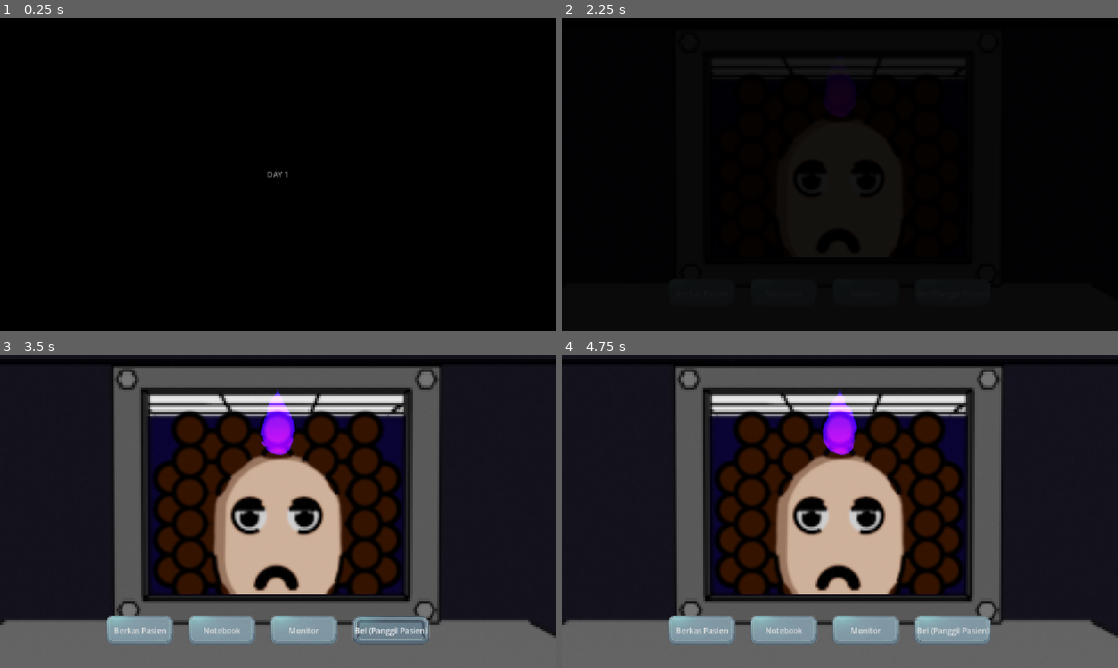
Above: before the commit, frames 1-4 (two rows, left to right).
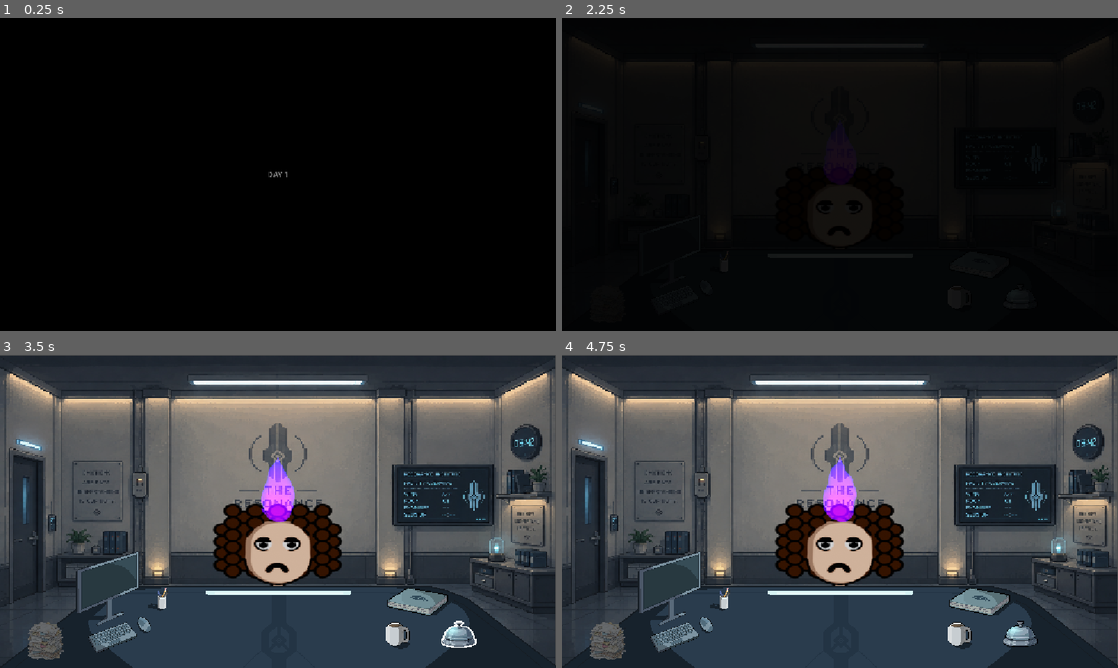
Above: after the commit, the same moments.

Repository: AzkaLufthansa/coral-memory
Game: Godot game, scene res://Scenes/main.tscn
The game is run twice, just before and just after one commit, with the same random seed, the same clock (stepped at 60 frames per second) and the same inputs.
Inputs (mouse positions are in pixels of both pictures, inside the frame that each line leads up to; where the layout moved, square brackets give the same spot in the first picture):
- Up to frame 1 (0.25 s): no input
- Up to frame 2 (2.25 s): click (606, 302) [701, 293] at 0.5 s; click (984, 265) [784, 293] at 1.25 s; click (662, 252) [867, 293] at 2 s
- Up to frame 3 (3.5 s): click (461, 636) [389, 630] at 2.75 s
- Up to frame 4 (4.75 s): click (606, 639) [701, 630] at 3.5 s; click "Tutup Berkas" at 4.25 s

The runs differ from the first frame. In frame 1, less than 0.1% of the frame differs, in the area x 48-52%, y 49-52%; in frame 2, less than 0.1%; in frame 3, 86%; in frame 4, 86%, in the area x 0-100%, y 0-100%.

Commit message:
add: style for button, click sfx, etc

Diff:
--- /dev/null
+++ b/Button_Effect/bell_hover.tres
@@ -0,0 +1,6 @@
+[gd_resource type="StyleBoxTexture" format=3 uid="uid://cfrsxyrygurp0"]
+
+[ext_resource type="Texture2D" uid="uid://p8e7n17m3dj8" path="res://Assets/RealAssets/Bell/Bell Highlighted.png" id="1_t1ve0"]
+
+[resource]
+texture = ExtResource("1_t1ve0")
--- /dev/null
+++ b/Button_Effect/bell_normal.tres
@@ -0,0 +1,6 @@
+[gd_resource type="StyleBoxTexture" format=3 uid="uid://d4b55f34q2q2o"]
+
+[ext_resource type="Texture2D" uid="uid://h6pvacxjnsya" path="res://Assets/RealAssets/Bell/Bell.png" id="1_ncsa4"]
+
+[resource]
+texture = ExtResource("1_ncsa4")
--- /dev/null
+++ b/Button_Effect/bell_pressed.tres
@@ -0,0 +1,7 @@
+[gd_resource type="StyleBoxTexture" format=3 uid="uid://cy4kxuwsxi2gv"]
+
+[ext_resource type="Texture2D" uid="uid://h6pvacxjnsya" path="res://Assets/RealAssets/Bell/Bell.png" id="1_5h71k"]
+
+[resource]
+texture = ExtResource("1_5h71k")
+modulate_color = Color(0.15686275, 0.15686275, 0.15686275, 1)
--- a/NPC/patient.gd
+++ b/NPC/patient.gd
@@ -43,3 +43,7 @@
 func _on_patient_clicked(_viewport: Node, event: InputEvent, _shape_idx: int) -> void:
 	if event is InputEventMouseButton and event.pressed and event.button_index == MOUSE_BUTTON_LEFT:
 		patient_clicked.emit()
+
+
+func _on_echo_echo_clicked():
+	$Click.play()
--- a/NPC/patient.tscn
+++ b/NPC/patient.tscn
@@ -1,33 +1,41 @@
-[gd_scene load_steps=5 format=3]
+[gd_scene format=3 uid="uid://barq8f4g6gprh"]
 
-[ext_resource type="Script" path="res://NPC/patient.gd" id="1_patient"]
-[ext_resource type="Texture2D" path="res://Assets/NPC/Kribo/sad.png" id="2_kribo"]
+[ext_resource type="Script" uid="uid://cgv3a0bnpvais" path="res://NPC/patient.gd" id="1_patient"]
+[ext_resource type="Texture2D" uid="uid://by650q0g13p3l" path="res://Assets/NPC/Kribo/sad.png" id="2_kribo"]
 [ext_resource type="PackedScene" path="res://Echo/echo.tscn" id="3_echo"]
+[ext_resource type="AudioStream" uid="uid://d1kl38618vy5x" path="res://Assets/SFX/Click-1.mp3" id="4_r5pol"]
 
 [sub_resource type="RectangleShape2D" id="RectangleShape2D_click"]
-size = Vector2(200, 300)
+size = Vector2(200, 128)
 
-[node name="Patient" type="Node2D"]
+[node name="Patient" type="Node2D" unique_id=1105038763]
 script = ExtResource("1_patient")
 
-[node name="Sprite" type="Sprite2D" parent="."]
-scale = Vector2(3.9, 3.9)
+[node name="Sprite" type="Sprite2D" parent="." unique_id=1556212521]
+position = Vector2(0, 164)
+scale = Vector2(2, 1.5)
 texture = ExtResource("2_kribo")
 
-[node name="ClickArea" type="Area2D" parent="."]
+[node name="ClickArea" type="Area2D" parent="." unique_id=1008427095]
 z_index = 5
 
-[node name="ClickShape" type="CollisionShape2D" parent="ClickArea"]
+[node name="ClickShape" type="CollisionShape2D" parent="ClickArea" unique_id=1678553417]
+position = Vector2(5, 208)
 shape = SubResource("RectangleShape2D_click")
 
-[node name="Echo" parent="." instance=ExtResource("3_echo")]
-position = Vector2(0, -190)
+[node name="Echo" parent="." unique_id=497236418 instance=ExtResource("3_echo")]
 z_index = 2
+position = Vector2(0, 49)
 
-[node name="NameLabel" type="Label" parent="."]
+[node name="NameLabel" type="Label" parent="." unique_id=1826291754]
 offset_left = -180.0
 offset_top = 300.0
 offset_right = 180.0
 offset_bottom = 340.0
+text = "Pasien"
 horizontal_alignment = 1
-text = "Pasien"
+
+[node name="Click" type="AudioStreamPlayer" parent="." unique_id=792132599]
+stream = ExtResource("4_r5pol")
+
+[connection signal="echo_clicked" from="Echo" to="." method="_on_echo_echo_clicked"]
--- a/Scenes/Testing/lobby.tscn
+++ b/Scenes/Testing/lobby.tscn
@@ -3,7 +3,7 @@
 [ext_resource type="Texture2D" uid="uid://26876meghs4w" path="res://Assets/Background/background_front_1.png" id="1_0tr0a"]
 [ext_resource type="Script" uid="uid://s5eca12ftlt" path="res://Scripts/lobby.gd" id="1_sa736"]
 [ext_resource type="Texture2D" uid="uid://dgu2sq2tcmvno" path="res://Assets/Background/background_back_1.png" id="2_sa736"]
-[ext_resource type="PackedScene" uid="uid://be5fv78grkofx" path="res://Scenes/NPC/npc.tscn" id="3_gyrgo"]
+[ext_resource type="PackedScene" uid="uid://be5fv78grkofx" path="res://Scenes/NPC/Patient.tscn" id="3_gyrgo"]
 [ext_resource type="PackedScene" uid="uid://dfgiutyjmm0ra" path="res://Scenes/Monodialog/md_event_trigger.tscn" id="5_gyrgo"]
 [ext_resource type="PackedScene" uid="uid://ctgbe0qkspuke" path="res://Scenes/Menu/pause_menu.tscn" id="6_qn6bh"]
 
--- a/Scenes/examination_room.tscn
+++ b/Scenes/examination_room.tscn
@@ -1,7 +1,7 @@
 [gd_scene format=3 uid="uid://caqcmdet0h32f"]
 
-[ext_resource type="Texture2D" uid="uid://dgu2sq2tcmvno" path="res://Assets/Background/background_back_1.png" id="1_back"]
-[ext_resource type="Texture2D" uid="uid://26876meghs4w" path="res://Assets/Background/background_front_1.png" id="2_front"]
+[ext_resource type="Texture2D" uid="uid://ce0rn16a2g1xi" path="res://Assets/RealAssets/Background.png" id="1_iq86b"]
+[ext_resource type="Texture2D" uid="uid://c7sy8551mxr11" path="res://Assets/RealAssets/Desk.png" id="2_d8qx2"]
 [ext_resource type="Texture2D" uid="uid://das37e44qmg5" path="res://Assets/UI/desk_bell.png" id="3_iq86b"]
 [ext_resource type="Texture2D" uid="uid://crhve6x0uoun7" path="res://Assets/UI/examination_notebook.png" id="4_d8qx2"]
 [ext_resource type="Texture2D" uid="uid://dg5rwey52dmf" path="res://Assets/UI/patient_monitor.png" id="5_gmryw"]
@@ -10,16 +10,16 @@
 
 [node name="Back" type="Sprite2D" parent="." unique_id=1830287500]
 texture_filter = 1
-position = Vector2(576, 324)
-scale = Vector2(4.5, 4.5)
-texture = ExtResource("1_back")
+position = Vector2(574.99994, 323.5)
+scale = Vector2(0.7486979, 0.6279297)
+texture = ExtResource("1_iq86b")
 
 [node name="Front" type="Sprite2D" parent="." unique_id=1607980907]
 z_index = 2
 texture_filter = 1
-position = Vector2(576, 324)
-scale = Vector2(4.5, 4.5)
-texture = ExtResource("2_front")
+position = Vector2(578.00006, 563)
+scale = Vector2(0.75130206, 0.74669605)
+texture = ExtResource("2_d8qx2")
 
 [node name="BellArea" type="Area2D" parent="." unique_id=1197755406]
 visible = false
--- a/Scenes/main.gd
+++ b/Scenes/main.gd
@@ -118,7 +118,7 @@
 	if patient_node:
 		patient_node.queue_free()
 	patient_node = PatientScene.instantiate()
-	patient_node.position = Vector2(576, 324)
+	patient_node.position = Vector2(576, 224)
 	patient_node.z_index = 1
 	add_child(patient_node)
 	patient_node.setup(patient)
--- a/UI/echo_inspect.tscn
+++ b/UI/echo_inspect.tscn
@@ -1,40 +1,40 @@
-[gd_scene load_steps=3 format=3]
+[gd_scene format=3 uid="uid://daitgsacq56dq"]
 
-[ext_resource type="Script" path="res://UI/echo_inspect.gd" id="1_inspect"]
+[ext_resource type="Script" uid="uid://cls01bv871cgs" path="res://UI/echo_inspect.gd" id="1_inspect"]
 [ext_resource type="PackedScene" path="res://Echo/echo.tscn" id="2_echo"]
 
-[node name="EchoInspect" type="Control"]
-script = ExtResource("1_inspect")
+[node name="EchoInspect" type="Control" unique_id=2074710376]
+layout_mode = 3
 anchors_preset = 15
 anchor_right = 1.0
 anchor_bottom = 1.0
 grow_horizontal = 2
 grow_vertical = 2
+script = ExtResource("1_inspect")
 
-[node name="Overlay" type="ColorRect" parent="."]
-anchors_preset = 15
+[node name="Overlay" type="ColorRect" parent="." unique_id=1072243103]
+layout_mode = 0
 anchor_right = 1.0
 anchor_bottom = 1.0
 grow_horizontal = 2
 grow_vertical = 2
 color = Color(0.02, 0.03, 0.05, 0.85)
 
-[node name="Center" type="CenterContainer" parent="."]
-anchors_preset = 15
+[node name="Center" type="CenterContainer" parent="." unique_id=202187264]
+layout_mode = 0
 anchor_right = 1.0
 anchor_bottom = 1.0
 grow_horizontal = 2
 grow_vertical = 2
 
-[node name="VBox" type="VBoxContainer" parent="Center"]
+[node name="VBox" type="VBoxContainer" parent="Center" unique_id=1123746527]
 layout_mode = 2
 
-[node name="EchoView" parent="Center/VBox" instance=ExtResource("2_echo")]
+[node name="EchoView" parent="Center/VBox" unique_id=698378211 instance=ExtResource("2_echo")]
 unique_name_in_owner = true
-layout_mode = 2
 scale = Vector2(3, 3)
 
-[node name="HintLabel" type="Label" parent="Center/VBox"]
+[node name="HintLabel" type="Label" parent="Center/VBox" unique_id=986426492]
 unique_name_in_owner = true
 layout_mode = 2
 text = "Amati Echo pasien. Klik di mana saja untuk kembali."
--- a/UI/facility_monitor.gd
+++ b/UI/facility_monitor.gd
@@ -25,3 +25,7 @@
 func _on_close() -> void:
 	visible = false
 	monitor_closed.emit()
+
+
+func _on_close_button_pressed():
+	$Click.play()
--- a/UI/facility_monitor.tscn
+++ b/UI/facility_monitor.tscn
@@ -5,6 +5,7 @@
 [ext_resource type="StyleBox" uid="uid://dsacgsdrhpcyg" path="res://Button_Effect/pressed.tres" id="3_t2h3w"]
 [ext_resource type="StyleBox" uid="uid://b0l5doruddxuo" path="res://Button_Effect/hover.tres" id="4_k7e6j"]
 [ext_resource type="StyleBox" uid="uid://bcgsfsibr84mj" path="res://Button_Effect/hover_pressed.tres" id="5_11wnm"]
+[ext_resource type="AudioStream" uid="uid://d1kl38618vy5x" path="res://Assets/SFX/Click-1.mp3" id="6_t2h3w"]
 
 [node name="FacilityMonitor" type="PanelContainer" unique_id=2030928902]
 anchors_preset = 1
@@ -63,3 +64,8 @@
 theme_override_styles/hover = ExtResource("4_k7e6j")
 theme_override_styles/hover_pressed = ExtResource("5_11wnm")
 text = "Tutup"
+
+[node name="Click" type="AudioStreamPlayer" parent="." unique_id=717286932]
+stream = ExtResource("6_t2h3w")
+
+[connection signal="pressed" from="Margin/VBox/CloseButton" to="." method="_on_close_button_pressed"]
--- a/UI/game_over_screen.gd
+++ b/UI/game_over_screen.gd
@@ -25,3 +25,7 @@
 	title_label.modulate = Color(0.4, 0.8, 0.6)
 	detail_label.text = "Tidak ada Echo Burst selama %d hari.\nSemua pasien berhasil melalui periode kontrol." % days
 	visible = true
+
+
+func _on_restart_button_pressed():
+	$Click.play()
--- a/UI/game_over_screen.tscn
+++ b/UI/game_over_screen.tscn
@@ -2,6 +2,7 @@
 
 [ext_resource type="Script" uid="uid://coeler8jwj2l1" path="res://UI/game_over_screen.gd" id="1_gos"]
 [ext_resource type="Texture2D" uid="uid://bm8pssr3quxlp" path="res://Assets/UI/button.png" id="2_ftyas"]
+[ext_resource type="AudioStream" uid="uid://d1kl38618vy5x" path="res://Assets/SFX/Click-1.mp3" id="3_yjwqv"]
 
 [sub_resource type="StyleBoxTexture" id="StyleBoxTexture_ro3mb"]
 texture = ExtResource("2_ftyas")
@@ -68,3 +69,8 @@
 theme_override_styles/hover = SubResource("StyleBoxTexture_mts6h")
 theme_override_styles/hover_pressed = SubResource("StyleBoxTexture_ai2hp")
 text = "Mulai Ulang"
+
+[node name="Click" type="AudioStreamPlayer" parent="." unique_id=1095816336]
+stream = ExtResource("3_yjwqv")
+
+[connection signal="pressed" from="Center/VBox/RestartButton" to="." method="_on_restart_button_pressed"]
--- a/UI/notebook_panel.gd
+++ b/UI/notebook_panel.gd
@@ -95,9 +95,13 @@
 func _update_submit() -> void:
 	submit_button.disabled = _selected_emotion == -1 or _selected_schedule == -1
 
-
 func _on_submit_pressed() -> void:
+	$Click.play()
 	if _selected_emotion == -1 or _selected_schedule == -1:
 		return
 	hide_notebook()
 	report_submitted.emit(_selected_emotion, _selected_schedule, notes_input.text)
+
+
+func _on_close_button_pressed():
+	$Click.play()
--- a/UI/notebook_panel.tscn
+++ b/UI/notebook_panel.tscn
@@ -6,6 +6,7 @@
 [ext_resource type="StyleBox" uid="uid://dsacgsdrhpcyg" path="res://Button_Effect/pressed.tres" id="3_nvygb"]
 [ext_resource type="StyleBox" uid="uid://b0l5doruddxuo" path="res://Button_Effect/hover.tres" id="4_6x4qj"]
 [ext_resource type="StyleBox" uid="uid://bcgsfsibr84mj" path="res://Button_Effect/hover_pressed.tres" id="5_b546f"]
+[ext_resource type="AudioStream" uid="uid://d1kl38618vy5x" path="res://Assets/SFX/Click-1.mp3" id="7_nvygb"]
 
 [sub_resource type="StyleBoxTexture" id="StyleBoxTexture_ai2hp"]
 texture = ExtResource("2_ro3mb")
@@ -89,3 +90,8 @@
 theme_override_styles/hover_pressed = ExtResource("5_b546f")
 theme_override_styles/disabled = SubResource("StyleBoxTexture_ai2hp")
 text = "Submit Report"
+
+[node name="Click" type="AudioStreamPlayer" parent="." unique_id=399184345]
+stream = ExtResource("7_nvygb")
+
+[connection signal="pressed" from="Margin/VBox/HBox/CloseButton" to="." method="_on_close_button_pressed"]
--- a/UI/office_objects.gd
+++ b/UI/office_objects.gd
@@ -27,3 +27,18 @@
 	call_next_button.visible = enabled
 	call_next_button.disabled = not enabled
 	bell_button.visible = not enabled
+
+func _on_monitor_button_pressed():
+	$Click.play()
+
+func _on_bell_button_pressed():
+	$Bell.play()
+
+func _on_call_next_button_pressed():
+	$Bell.play()
+
+func _on_notebook_button_pressed():
+	$Click.play()
+
+func _on_patient_file_button_pressed():
+	$Click.play()
--- a/UI/office_objects.tscn
+++ b/UI/office_objects.tscn
@@ -1,70 +1,126 @@
 [gd_scene format=3 uid="uid://dj536rmd55yu1"]
 
 [ext_resource type="Script" uid="uid://bsvrtlh5slx0s" path="res://UI/office_objects.gd" id="1_office"]
-[ext_resource type="StyleBox" uid="uid://bmsl2ivdeekss" path="res://Button_Effect/normal.tres" id="2_nfp11"]
-[ext_resource type="StyleBox" uid="uid://dsacgsdrhpcyg" path="res://Button_Effect/pressed.tres" id="3_r4dh2"]
-[ext_resource type="StyleBox" uid="uid://b0l5doruddxuo" path="res://Button_Effect/hover.tres" id="4_l2lbq"]
-[ext_resource type="StyleBox" uid="uid://bcgsfsibr84mj" path="res://Button_Effect/hover_pressed.tres" id="5_px13u"]
+[ext_resource type="Texture2D" uid="uid://bmxe7jj07vn46" path="res://Assets/RealAssets/GuideBook/Guidebook.png" id="2_l2lbq"]
+[ext_resource type="Texture2D" uid="uid://cmr6ih5tjwx2h" path="res://Assets/RealAssets/Uninteractable Obj/Keyboard & Mouse/Keyboard & Mouse.png" id="2_yqv5m"]
+[ext_resource type="Texture2D" uid="uid://diomw70j6gk0a" path="res://Assets/RealAssets/Uninteractable Obj/Scattered Papers/Scattered Papers.png" id="3_b5ntf"]
+[ext_resource type="Texture2D" uid="uid://bf1l8gawb1h7s" path="res://Assets/RealAssets/GuideBook/Highlighted Guidebook.png" id="3_px13u"]
+[ext_resource type="Texture2D" uid="uid://c81j7is4frric" path="res://Assets/RealAssets/Uninteractable Obj/Pen Holder/Pen Holder.png" id="3_x1tq2"]
+[ext_resource type="Texture2D" uid="uid://cny7uev5j58p7" path="res://Assets/RealAssets/Uninteractable Obj/Tea Cup/Flattened.png" id="4_ngtvf"]
+[ext_resource type="Texture2D" uid="uid://7xo5g8fbeo52" path="res://Assets/RealAssets/Monitor/Monitor.png" id="6_s847r"]
+[ext_resource type="Texture2D" uid="uid://82bh6anu05lf" path="res://Assets/RealAssets/Monitor/Highlighted Monitor.png" id="7_lsof3"]
+[ext_resource type="StyleBox" uid="uid://d4b55f34q2q2o" path="res://Button_Effect/bell_normal.tres" id="10_x1tq2"]
+[ext_resource type="StyleBox" uid="uid://cy4kxuwsxi2gv" path="res://Button_Effect/bell_pressed.tres" id="11_ngtvf"]
+[ext_resource type="StyleBox" uid="uid://cfrsxyrygurp0" path="res://Button_Effect/bell_hover.tres" id="12_iq73t"]
+[ext_resource type="AudioStream" uid="uid://d1kl38618vy5x" path="res://Assets/SFX/Click-1.mp3" id="13_x1tq2"]
+[ext_resource type="AudioStream" uid="uid://boelhygo1gn0v" path="res://Assets/SFX/bell.mp3" id="14_ngtvf"]
+
+[sub_resource type="StyleBoxTexture" id="StyleBoxTexture_yvsax"]
+texture = ExtResource("3_b5ntf")
+
+[sub_resource type="StyleBoxTexture" id="StyleBoxTexture_65xwo"]
+texture = ExtResource("3_b5ntf")
+modulate_color = Color(0.15686275, 0.15686275, 0.15686275, 1)
+
+[sub_resource type="StyleBoxTexture" id="StyleBoxTexture_15ghf"]
+texture = ExtResource("3_b5ntf")
+
+[sub_resource type="StyleBoxTexture" id="StyleBoxTexture_62yky"]
+texture = ExtResource("2_l2lbq")
+
+[sub_resource type="StyleBoxTexture" id="StyleBoxTexture_r8qnq"]
+texture = ExtResource("2_l2lbq")
+modulate_color = Color(0.15686275, 0.15686275, 0.15686275, 1)
+
+[sub_resource type="StyleBoxTexture" id="StyleBoxTexture_6vnta"]
+texture = ExtResource("3_px13u")
+
+[sub_resource type="StyleBoxTexture" id="StyleBoxTexture_bkrp2"]
+texture = ExtResource("6_s847r")
+
+[sub_resource type="StyleBoxTexture" id="StyleBoxTexture_1b60r"]
+texture = ExtResource("6_s847r")
+modulate_color = Color(0.15686275, 0.15686275, 0.15686275, 1)
+
+[sub_resource type="StyleBoxTexture" id="StyleBoxTexture_mxnwc"]
+texture = ExtResource("7_lsof3")
 
 [node name="OfficeObjects" type="CanvasLayer" unique_id=1786024609]
 script = ExtResource("1_office")
 
+[node name="Keyboard" type="Sprite2D" parent="." unique_id=592251209]
+position = Vector2(248, 580)
+scale = Vector2(0.5852018, 0.7075472)
+texture = ExtResource("2_yqv5m")
+
+[node name="PenHolder" type="Sprite2D" parent="." unique_id=590561231]
+position = Vector2(327, 506)
+scale = Vector2(0.5852018, 0.7075472)
+texture = ExtResource("3_x1tq2")
+
+[node name="TeaCup" type="Sprite2D" parent="." unique_id=709822680]
+position = Vector2(824, 581)
+scale = Vector2(0.5852018, 0.7075472)
+texture = ExtResource("4_ngtvf")
+
 [node name="PatientFileButton" type="Button" parent="." unique_id=713099942]
 unique_name_in_owner = true
-offset_left = 220.0
-offset_top = 540.0
-offset_right = 360.0
-offset_bottom = 600.0
-theme_override_styles/normal = ExtResource("2_nfp11")
-theme_override_styles/pressed = ExtResource("3_r4dh2")
-theme_override_styles/hover = ExtResource("4_l2lbq")
-theme_override_styles/hover_pressed = ExtResource("5_px13u")
-text = "Berkas Pasien"
+offset_left = 56.0
+offset_top = 552.0
+offset_right = 133.0
+offset_bottom = 633.0
+theme_override_styles/normal = SubResource("StyleBoxTexture_yvsax")
+theme_override_styles/pressed = SubResource("StyleBoxTexture_65xwo")
+theme_override_styles/hover = SubResource("StyleBoxTexture_15ghf")
 
 [node name="NotebookButton" type="Button" parent="." unique_id=1227294797]
 unique_name_in_owner = true
-offset_left = 390.0
-offset_top = 540.0
-offset_right = 530.0
-offset_bottom = 600.0
-theme_override_styles/normal = ExtResource("2_nfp11")
-theme_override_styles/pressed = ExtResource("3_r4dh2")
-theme_override_styles/hover = ExtResource("4_l2lbq")
-theme_override_styles/hover_pressed = ExtResource("5_px13u")
-text = "Notebook"
+offset_left = 801.0
+offset_top = 481.0
+offset_right = 941.0
+offset_bottom = 541.0
+theme_override_styles/normal = SubResource("StyleBoxTexture_62yky")
+theme_override_styles/pressed = SubResource("StyleBoxTexture_r8qnq")
+theme_override_styles/hover = SubResource("StyleBoxTexture_6vnta")
 
 [node name="MonitorButton" type="Button" parent="." unique_id=1289849380]
 unique_name_in_owner = true
-offset_left = 560.0
-offset_top = 540.0
-offset_right = 700.0
-offset_bottom = 600.0
-theme_override_styles/normal = ExtResource("2_nfp11")
-theme_override_styles/pressed = ExtResource("3_r4dh2")
-theme_override_styles/hover = ExtResource("4_l2lbq")
-theme_override_styles/hover_pressed = ExtResource("5_px13u")
-text = "Monitor"
+offset_left = 121.0
+offset_top = 406.0
+offset_right = 288.0
+offset_bottom = 565.0
+theme_override_styles/normal = SubResource("StyleBoxTexture_bkrp2")
+theme_override_styles/pressed = SubResource("StyleBoxTexture_1b60r")
+theme_override_styles/hover = SubResource("StyleBoxTexture_mxnwc")
 
 [node name="BellButton" type="Button" parent="." unique_id=1183430241]
 unique_name_in_owner = true
-offset_left = 730.0
-offset_top = 540.0
-offset_right = 890.0
-offset_bottom = 600.0
-theme_override_styles/normal = ExtResource("2_nfp11")
-theme_override_styles/pressed = ExtResource("3_r4dh2")
-theme_override_styles/hover = ExtResource("4_l2lbq")
-theme_override_styles/hover_pressed = ExtResource("5_px13u")
-text = "Bel (Panggil Pasien)"
+offset_left = 913.0
+offset_top = 551.0
+offset_right = 996.0
+offset_bottom = 611.0
+theme_override_styles/normal = ExtResource("10_x1tq2")
+theme_override_styles/pressed = ExtResource("11_ngtvf")
+theme_override_styles/hover = ExtResource("12_iq73t")
 
 [node name="CallNextButton" type="Button" parent="." unique_id=1868204755]
 unique_name_in_owner = true
-offset_left = 730.0
-offset_top = 540.0
-offset_right = 920.0
-offset_bottom = 600.0
-theme_override_styles/normal = ExtResource("2_nfp11")
-theme_override_styles/pressed = ExtResource("3_r4dh2")
-theme_override_styles/hover = ExtResource("4_l2lbq")
-theme_override_styles/hover_pressed = ExtResource("5_px13u")
-text = "Panggil Pasien Berikutnya"
+offset_left = 914.0
+offset_top = 550.0
+offset_right = 994.0
+offset_bottom = 610.0
+theme_override_styles/normal = ExtResource("10_x1tq2")
+theme_override_styles/pressed = ExtResource("11_ngtvf")
+theme_override_styles/hover = ExtResource("12_iq73t")
+
+[node name="Click" type="AudioStreamPlayer" parent="." unique_id=197186495]
+stream = ExtResource("13_x1tq2")
+
+[node name="Bell" type="AudioStreamPlayer" parent="." unique_id=204990225]
+stream = ExtResource("14_ngtvf")
+
+[connection signal="pressed" from="PatientFileButton" to="." method="_on_patient_file_button_pressed"]
+[connection signal="pressed" from="NotebookButton" to="." method="_on_notebook_button_pressed"]
+[connection signal="pressed" from="MonitorButton" to="." method="_on_monitor_button_pressed"]
+[connection signal="pressed" from="BellButton" to="." method="_on_bell_button_pressed"]
+[connection signal="pressed" from="CallNextButton" to="." method="_on_call_next_button_pressed"]
--- a/UI/patient_file.gd
+++ b/UI/patient_file.gd
@@ -35,3 +35,7 @@
 func _on_close() -> void:
 	visible = false
 	file_closed.emit()
+
+
+func _on_close_button_pressed():
+	$Click.play()
--- a/UI/patient_file.tscn
+++ b/UI/patient_file.tscn
@@ -5,6 +5,7 @@
 [ext_resource type="StyleBox" uid="uid://dsacgsdrhpcyg" path="res://Button_Effect/pressed.tres" id="3_0uu54"]
 [ext_resource type="StyleBox" uid="uid://b0l5doruddxuo" path="res://Button_Effect/hover.tres" id="4_kvcxo"]
 [ext_resource type="StyleBox" uid="uid://bcgsfsibr84mj" path="res://Button_Effect/hover_pressed.tres" id="5_il2yw"]
+[ext_resource type="AudioStream" uid="uid://d1kl38618vy5x" path="res://Assets/SFX/Click-1.mp3" id="6_0uu54"]
 
 [node name="PatientFile" type="PanelContainer" unique_id=884953185]
 anchors_preset = 8
@@ -67,3 +68,8 @@
 theme_override_styles/hover = ExtResource("4_kvcxo")
 theme_override_styles/hover_pressed = ExtResource("5_il2yw")
 text = "Tutup Berkas"
+
+[node name="Click" type="AudioStreamPlayer" parent="." unique_id=1690730612]
+stream = ExtResource("6_0uu54")
+
+[connection signal="pressed" from="Margin/VBox/CloseButton" to="." method="_on_close_button_pressed"]
--- a/UI/topic_panel.gd
+++ b/UI/topic_panel.gd
@@ -11,11 +11,9 @@
 
 var _buttons: Dictionary = {}  # Topic.Name -> Button
 
-
 func _ready() -> void:
 	_build_buttons()
 	finish_button.pressed.connect(func() -> void: dialogue_finished.emit())
-
 
 func _build_buttons() -> void:
 	for topic in Topic.ALL_TOPICS:
@@ -49,6 +47,5 @@
 func close_dialogue() -> void:
 	visible = false
 
-
 func _on_topic_pressed(topic: Topic.Name) -> void:
 	topic_selected.emit(topic)
--- a/UI/topic_panel.tscn
+++ b/UI/topic_panel.tscn
@@ -5,6 +5,7 @@
 [ext_resource type="StyleBox" uid="uid://dsacgsdrhpcyg" path="res://Button_Effect/pressed.tres" id="3_1rlls"]
 [ext_resource type="StyleBox" uid="uid://b0l5doruddxuo" path="res://Button_Effect/hover.tres" id="4_657xq"]
 [ext_resource type="StyleBox" uid="uid://bcgsfsibr84mj" path="res://Button_Effect/hover_pressed.tres" id="5_xbxoh"]
+[ext_resource type="AudioStream" uid="uid://d1kl38618vy5x" path="res://Assets/SFX/Click-1.mp3" id="6_1rlls"]
 
 [node name="TopicPanel" type="PanelContainer" unique_id=1300001394]
 anchors_preset = 2
@@ -55,3 +56,8 @@
 theme_override_styles/hover = ExtResource("4_657xq")
 theme_override_styles/hover_pressed = ExtResource("5_xbxoh")
 text = "Cukup"
+
+[node name="Click" type="AudioStreamPlayer" parent="." unique_id=253450304]
+stream = ExtResource("6_1rlls")
+
+[connection signal="pressed" from="Margin/VBox/FinishButton" to="." method="_on_finish_button_pressed"]
--- a/project.godot
+++ b/project.godot
@@ -46,4 +46,5 @@
 
 [rendering]
 
+textures/canvas_textures/default_texture_filter=0
 rendering_device/driver.windows="d3d12"
Not shown, added: Assets/SFX/Beep-Monitor.mp3.import
Not shown, added: Assets/SFX/Click-1.mp3.import
Not shown, added: Assets/SFX/Click-2.mp3.import
Not shown, added: Assets/SFX/Dystopian-BGM.mp3.import
Not shown, added: Assets/SFX/Heart-Rate.mp3.import
Not shown, added: Assets/SFX/Hospital.mp3.import
Not shown, added: Assets/SFX/Melancholic-BGM.mp3.import
Not shown, added: Assets/SFX/Paper-Switch Pages.mp3.import
Not shown, added: Assets/SFX/bell.mp3.import
Renamed: Scenes/NPC/npc.tscn -> Scenes/NPC/Patient.tscn
Not shown, added: Assets/SFX/Beep-Monitor.mp3
Not shown, added: Assets/SFX/Click-1.mp3
(and 7 more such lines)
